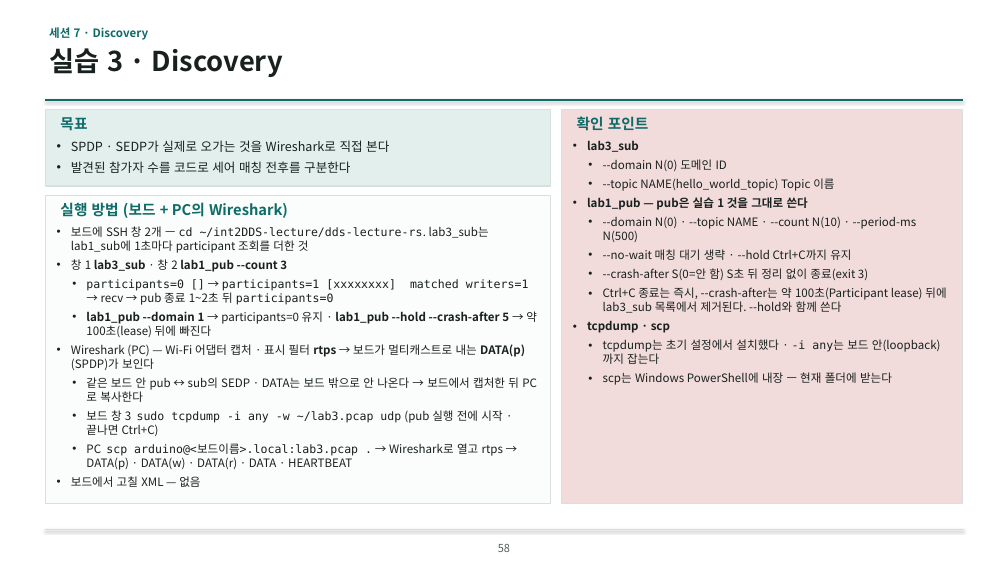
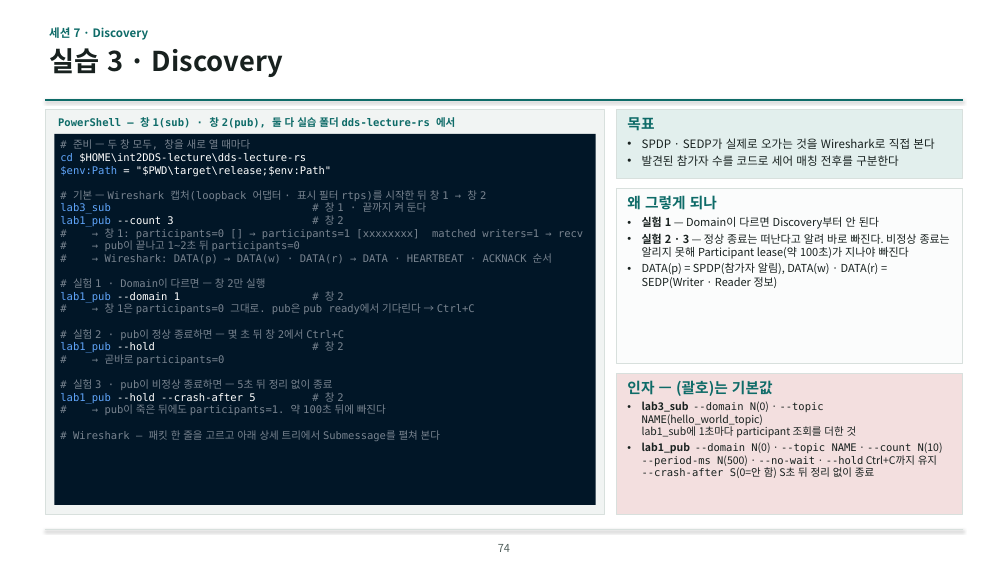
Before and after one commit to IntellectusCorp/int2DDS-lecture, a slide deck: slide 74 of int2dds-lecture-for-beginner.pptx (slide 58 before the commit). Drawn at 1008x567 pixels with LibreOffice and Linux fonts; fonts in the diff are those of the drawing; background and template pictures are left out. Boxes give left, top, right and bottom in pixels: in the first picture for what was removed or moved away, otherwise in the second. Text is boxed around its words. In the diff, an @@ line names an element or a change of style, - is before the commit and + after.

```diff
--- a/int2dds-lecture-for-beginner.pptx
+++ b/int2dds-lecture-for-beginner.pptx
@@ rectangle: place and size @@
-rectangle at (45, 196, 551, 504)
+rectangle at (45, 110, 605, 514)
@@ rectangle at (45, 110, 605, 514): fill #FBFCFC to #F1F4F3 @@
@@ rectangle removed at (45, 110, 551, 186) @@
@@ text added at (58, 115, 455, 129), 10 pt, text #0E6B68, bold @@
+PowerShell — 창 1(sub) · 창 2(pub), 둘 다 실습 폴더 dds-lecture-rs 에서
@@ text removed at (60, 117, 87, 131) @@
-목표
@@ text removed at (577, 116, 649, 131) @@
-확인 포인트
@@ rectangle added at (616, 110, 963, 179), fill #E2EFED, outline #D8E0DD 1 pt @@
@@ text "목표": place and size @@
-text "목표" at (71, 140, 389, 173)
+text "목표" at (627, 117, 934, 166)
@@ text at (627, 117, 654, 131): paragraph added @@
+목표
@@ rectangle added at (54, 134, 596, 505), fill #011627, 10 pt, text #78838F @@
+# 준비 — 두 창 모두, 창을 새로 열 때마다
+cd $HOME\int2DDS-lecture\dds-lecture-rs
+$env:Path = "$PWD\target\release;$env:Path"
+# 기본 — Wireshark 캡처(loopback 어댑터 · 표시 필터 rtps)를 시작한 뒤 창 1 → 창 2
+lab3_sub # 창 1 · 끝까지 켜 둔다
+lab1_pub --count 3 # 창 2
+# → 창 1: participants=0 [] → participants=1 [xxxxxxxx] matched writers=1 → recv
+# → pub이 끝나고 1~2초 뒤 participants=0
+# → Wireshark: DATA(p) → DATA(w) · DATA(r) → DATA · HEARTBEAT · ACKNACK 순서
+# 실험 1 · Domain이 다르면 — 창 2만 실행
+lab1_pub --domain 1 # 창 2
+# → 창 1은 participants=0 그대로. pub은 pub ready에서 기다린다 → Ctrl+C
+# 실험 2 · pub이 정상 종료하면 — 몇 초 뒤 창 2에서 Ctrl+C
+lab1_pub --hold # 창 2
+# → 곧바로 participants=0
+# 실험 3 · pub이 비정상 종료하면 — 5초 뒤 정리 없이 종료
+lab1_pub --hold --crash-after 5 # 창 2
+# → pub이 죽은 뒤에도 participants=1. 약 100초 뒤에 빠진다
+# Wireshark — 패킷 한 줄을 고르고 아래 상세 트리에서 Submessage를 펼쳐 본다
@@ text removed at (587, 140, 946, 385) @@
-• lab3_sub
-  • --domain N(0) 도메인 ID
-  • --topic NAME(hello_world_topic) Topic 이름
-• lab1_pub — pub은 실습 1 것을 그대로 쓴다
-  • --domain N(0) · --topic NAME · --count N(10) · --period-ms N(500)
-  • --no-wait 매칭 대기 생략 · --hold Ctrl+C까지 유지
-  • --crash-after S(0=안 함) S초 뒤 정리 없이 종료(exit 3)
-  • Ctrl+C 종료는 즉시, --crash-after는 약 100초(Participant lease) 뒤에 lab3_sub 목록에서 제거된다. --hold와 함께 쓴다
-• tcpdump · scp
-  • tcpdump는 초기 설정에서 설치했다 · -i any는 보드 안(loopback)까지 잡는다
-  • scp는 Windows PowerShell에 내장 — 현재 폴더에 받는다
@@ text at (642, 138, 934, 166): size 12 to 11 pt; less space between paragraphs @@
@@ text removed at (60, 202, 288, 218) @@
-실행 방법 (보드 + PC의 Wireshark)
@@ rectangle: place and size @@
-rectangle at (562, 110, 963, 504)
+rectangle at (616, 189, 963, 364)
@@ rectangle at (616, 189, 963, 364): fill #F2DCDB to #FBFCFC @@
@@ text added at (627, 195, 950, 288), 10.5 pt, text #18211F @@
+왜 그렇게 되나
+• 실험 1 — Domain이 다르면 Discovery부터 안 된다
+• 실험 2 · 3 — 정상 종료는 떠난다고 알려 바로 빠진다. 비정상 종료는 알리지 못해 Participant lease(약 100초)가 지나야 빠진다
+• DATA(p) = SPDP(참가자 알림), DATA(w) · DATA(r) = SEDP(Writer · Reader 정보)
@@ text removed at (71, 226, 537, 487) @@
-• 보드에 SSH 창 2개 — cd ~/int2DDS-lecture/dds-lecture-rs. lab3_sub는 lab1_sub에 1초마다 participant 조회를 더한 것
-• 창 1 lab3_sub · 창 2 lab1_pub --count 3
-  • participants=0 [] → participants=1 [xxxxxxxx] matched writers=1 → recv → pub 종료 1~2초 뒤 participants=0
-  • lab1_pub --domain 1 → participants=0 유지 · lab1_pub --hold --crash-after 5 → 약 100초(lease) 뒤에 빠진다
-• Wireshark (PC) — Wi-Fi 어댑터 캡처 · 표시 필터 rtps → 보드가 멀티캐스트로 내는 DATA(p)(SPDP)가 보인다
-  • 같은 보드 안 pub ↔ sub의 SEDP · DATA는 보드 밖으로 안 나온다 → 보드에서 캡처한 뒤 PC로 복사한다
-  • 보드 창 3 sudo tcpdump -i any -w ~/lab3.pcap udp (pub 실행 전에 시작 · 끝나면 Ctrl+C)
-  • PC scp arduino@<보드이름>.local:lab3.pcap . → Wireshark로 열고 rtps → DATA(p) · DATA(w) · DATA(r) · DATA · HEARTBEAT
-• 보드에서 고칠 XML — 없음
@@ rectangle added at (616, 374, 963, 514), fill #F3DFDF, outline #D8E0DD 1 pt @@
@@ text added at (627, 380, 943, 478), 10 pt, text #18211F @@
+인자 — (괄호)는 기본값
+• lab3_sub --domain N(0) · --topic NAME(hello_world_topic)
+  lab1_sub에 1초마다 participant 조회를 더한 것
+• lab1_pub --domain N(0) · --topic NAME · --count N(10)
+  --period-ms N(500) · --no-wait · --hold Ctrl+C까지 유지
+  --crash-after S(0=안 함) S초 뒤 정리 없이 종료
@@ page number at (498, 544, 510, 552): text changed @@
-58
+74
```
Also in this commit, not shown: 66 other slides changed, 25 slides added, 4 slides removed.
